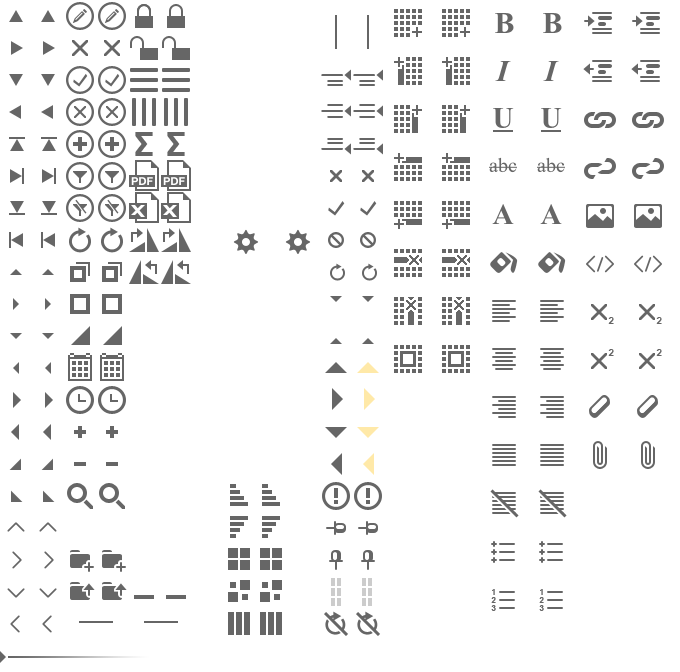
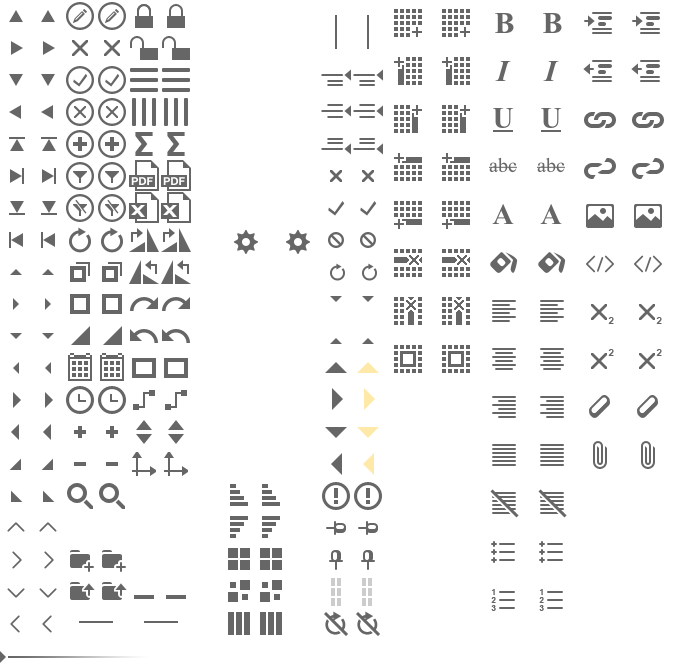
Layered file, before and after one edit (680x672). Changes by layer:
added layer "dimension hover" above "dimension" over (164, 452, 188, 476)
added layer "dimension" above "kpi hover" over (132, 452, 156, 476)
added layer "kpi hover" above "kpi" over (168, 420, 184, 444)
added layer "kpi" above "connector hover" over (136, 420, 152, 444)
added layer "connector hover" above "connector" over (165, 390, 187, 410)
added layer "connector" above "shape hover" over (133, 390, 155, 410)
added layer "shape hover" above "shape" over (164, 358, 188, 378)
added layer "shape" above "undo hover" over (132, 358, 156, 378)
added layer "undo hover" above "undo" over (162, 329, 190, 343)
added layer "undo" above "redo hover" over (130, 329, 158, 343)
added layer "redo hover" above "redo" over (162, 297, 190, 311)
added layer "redo" above "Rotate" over (130, 297, 158, 311)
